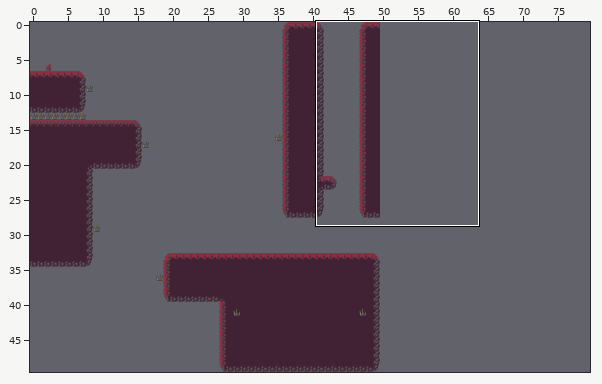
Two states of a Tiled map, levels/level_data/level_0.tmx. Above: a wide view before the commit, with the close-up outlined.
Close-up. Before the commit:
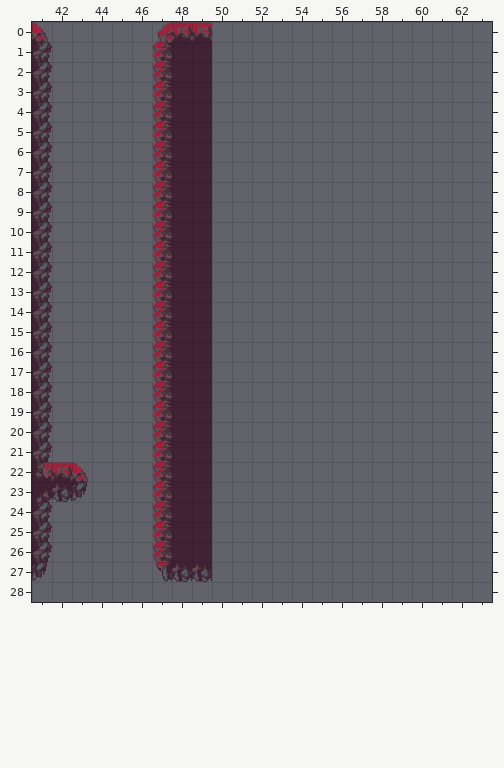
Cells are 32x32 px. Shown: x 41..63, y 0..28. The commit also changed other parts of the map, which this record leaves out. The old version is drawn lined up with the new one.
Once edited:
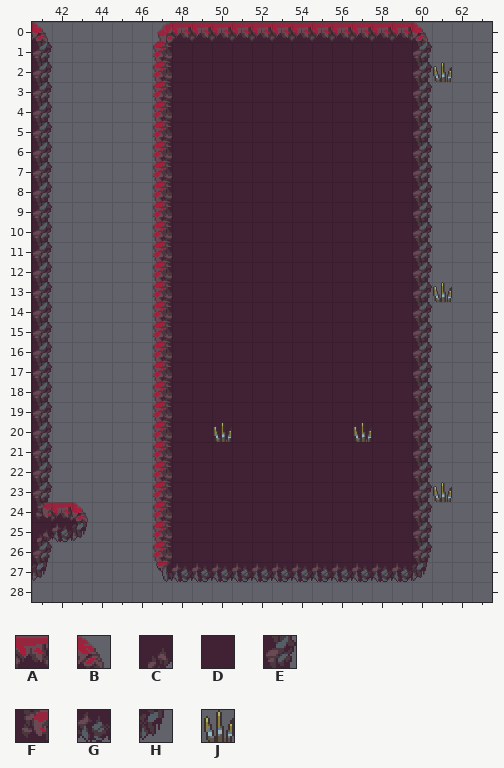
Key: from "Tileset": A 1, B 2, C 4, D 11, E 12, F 14, G 21, H 22, J 49.
_ is an empty cell.
What changed:
map size 50x50 -> 80x50 cells
Layer "terrain":
The edit adds tile A in row 0 at x 50 to 59; in row 24 at x 42.
The edit adds tile B in row 0 at x 60; in row 24 at x 43.
Tile E gives way to tile C in row 25 at x 41.
The edit adds tile D in rows 1 to 26 at x 50 to 59.
Tile C gives way to tile E in row 23 at x 41.
Tile F gives way to tile E in row 22 at x 41.
The edit adds tile E in rows 1 to 26 at x 60.
Tile E gives way to tile F in row 24 at x 41.
The edit adds tile G in row 25 at x 42; in row 27 at x 50 to 59.
The edit adds tile H in row 25 at x 43; in row 27 at x 60.
The edit erases tile A in row 22 at x 42.
The edit erases tile B in row 22 at x 43.
The edit erases tile G in row 23 at x 42.
The edit erases tile H in row 23 at x 43.
Layer "lights":
The edit adds tile J in row 2 at x 61; in row 13 at x 61; in row 20 at x 50 and 57; in row 23 at x 61.
Boxes around the changes in both close-ups, in picture pixels (x1, y1, x2, y2):
added: (212, 22, 452, 582)
changed: (33, 462, 88, 542)
